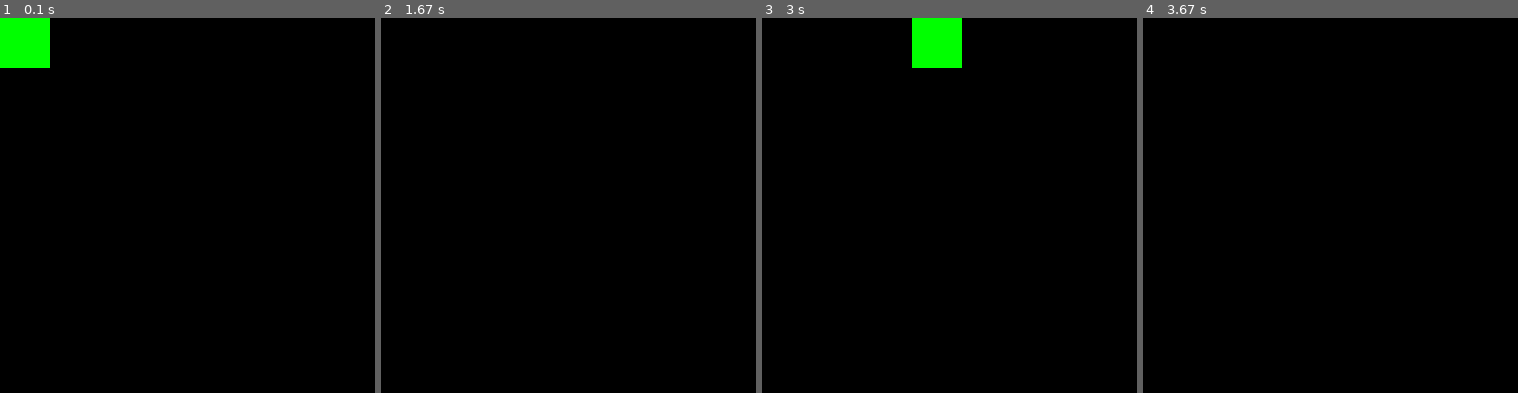
Above: before the commit, frames 1-4 (left to right).
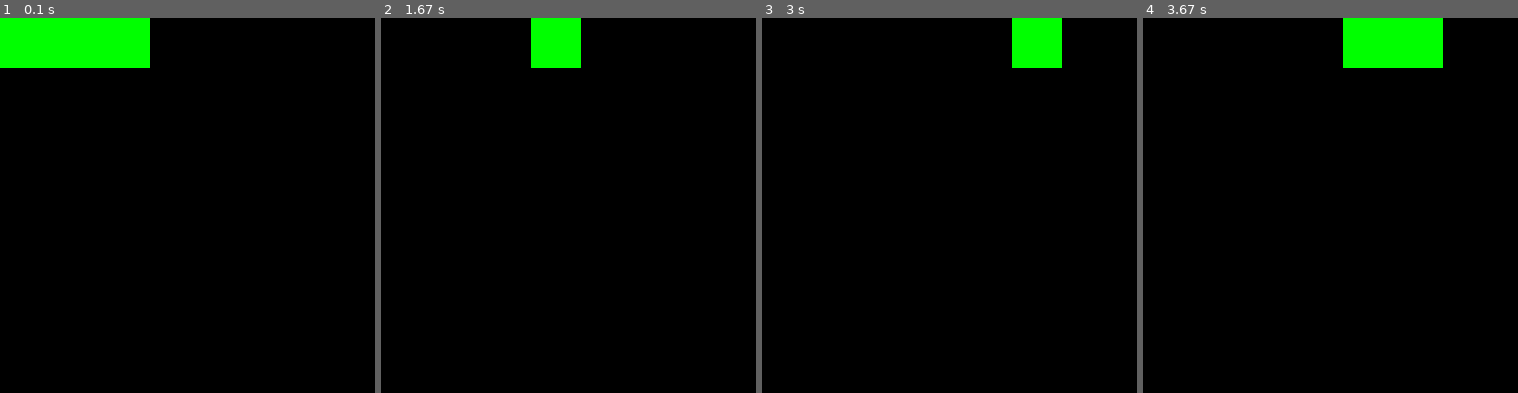
Above: after the commit, the same moments.

Repository: NorbertCode/PygameSnake
Game: pygame game, started from main.py
Same seed, same stepped clock (60 frames per second), same inputs: the game is played once before the commit and once after it.
Inputs:
- Up to frame 1 (0.1 s): no input
- Up to frame 2 (1.67 s): hold Right 0.33-0.8 s; hold Up 0.83-1.3 s; hold Right from 1.33 s (still down)
- Up to frame 3 (3 s): release Right at 1.8 s; hold Down 2.4-2.7 s; hold Left from 2.73 s (still down)
- Up to frame 4 (3.67 s): release Left at 3.13 s; hold Up 3.17-3.53 s; hold Right from 3.57 s (still down)
The pictures show only the part of the screen within x 0-50%, y 0-50%; the shares and areas given below are measured in that part.

The runs differ from the first frame. In frame 1, 3.6% of the frame differs, in the area x 13-40%, y 0-14%; in frame 2, 1.8%; in frame 3, 3.6%; in frame 4, 3.6%.

Commit message:
long snake movement

Diff:
--- a/main.py
+++ b/main.py
@@ -6,7 +6,9 @@
 window = pygame.display.set_mode((CELL_SIZE * 15, CELL_SIZE * 15))
 
 direction = (1, 0)
-snake = [pygame.Rect((0, 0, CELL_SIZE, CELL_SIZE))]
+snake = [pygame.Rect((2 * CELL_SIZE, 0, CELL_SIZE, CELL_SIZE)),
+         pygame.Rect((CELL_SIZE, 0, CELL_SIZE, CELL_SIZE)),
+         pygame.Rect((0, 0, CELL_SIZE, CELL_SIZE))]
 
 clock = pygame.time.Clock()
 timePerTick = 500 # milliseconds, so 0.5 second
@@ -31,8 +33,12 @@
                 direction = (1, 0)
 
     if timeSinceTick >= timePerTick:
-        for cell in snake:
-            cell.move_ip(direction[0] * CELL_SIZE, direction[1] * CELL_SIZE)
+        for i in reversed(range(1, len(snake))):
+            snake[i].x = snake[i - 1].x
+            snake[i].y = snake[i - 1].y
+
+        snake[0].move_ip(direction[0] * CELL_SIZE, direction[1] * CELL_SIZE)
+
         timeSinceTick = 0
 
     timeSinceTick += clock.tick()
